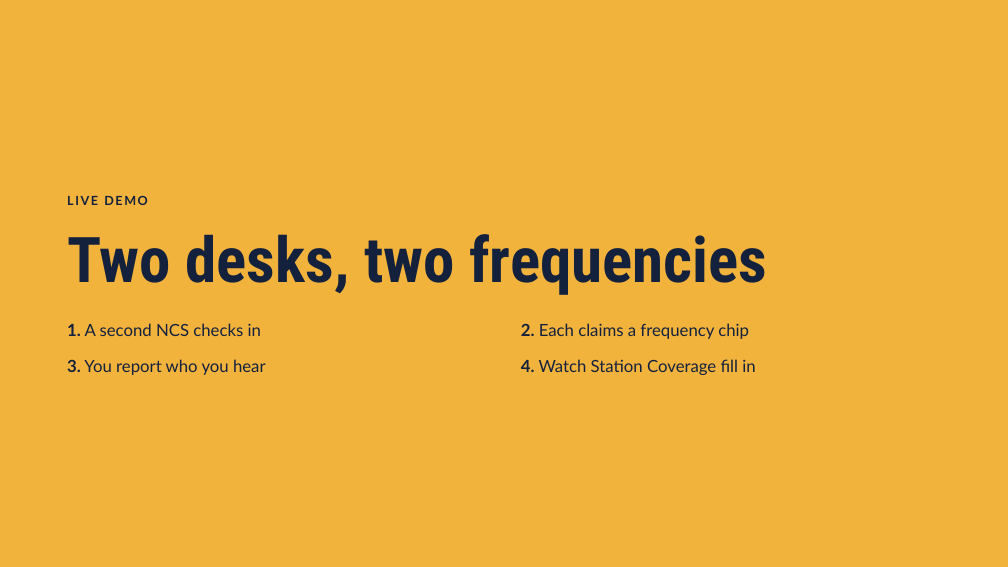
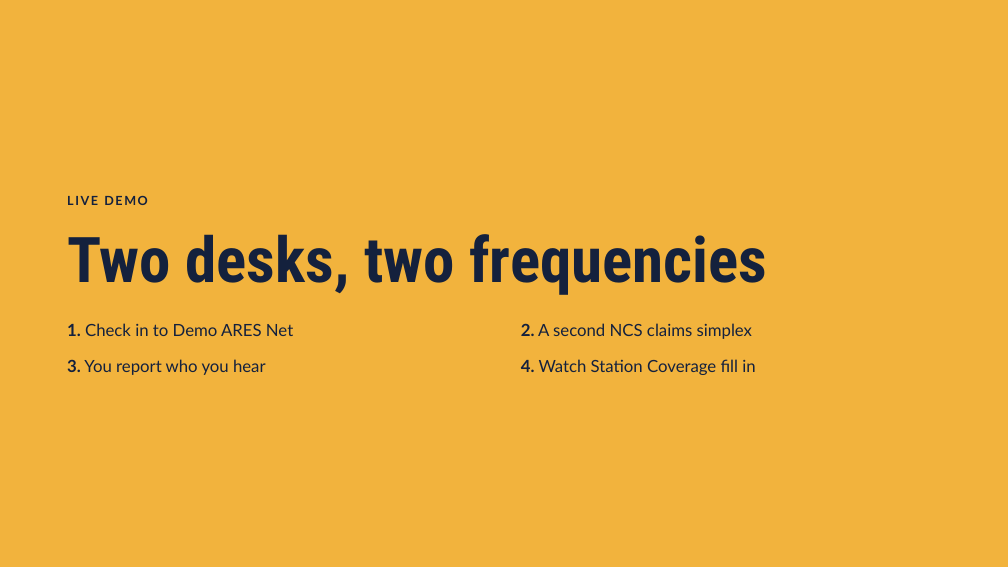
Before and after one commit to bradbrownjr/ectlogger, a slide deck: slide 23 of docs/training/decks/wssm-2026-11-12/ECTLogger_WSSM_Presentation.pptx (slide 21 before the commit). Drawn at 1008x567 pixels with LibreOffice and Linux fonts; fonts in the diff are those of the drawing. Boxes give left, top, right and bottom in pixels: in the first picture for what was removed or moved away, otherwise in the second. Text is boxed around its words. In the diff, an @@ line names an element or a change of style, - is before the commit and + after.

```diff
--- a/docs/training/decks/wssm-2026-11-12/ECTLogger_WSSM_Presentation.pptx
+++ b/docs/training/decks/wssm-2026-11-12/ECTLogger_WSSM_Presentation.pptx
@@ text at [67,323,293,336]: text changed @@
-1. A second NCS checks in
+1. Check in to Demo ARES Net
@@ text at [521,323,752,339]: text changed @@
-2. Each claims a frequency chip
+2. A second NCS claims simplex
```
Also in this commit, not shown: 6 other slides changed, 4 slides added, 18 other files.
